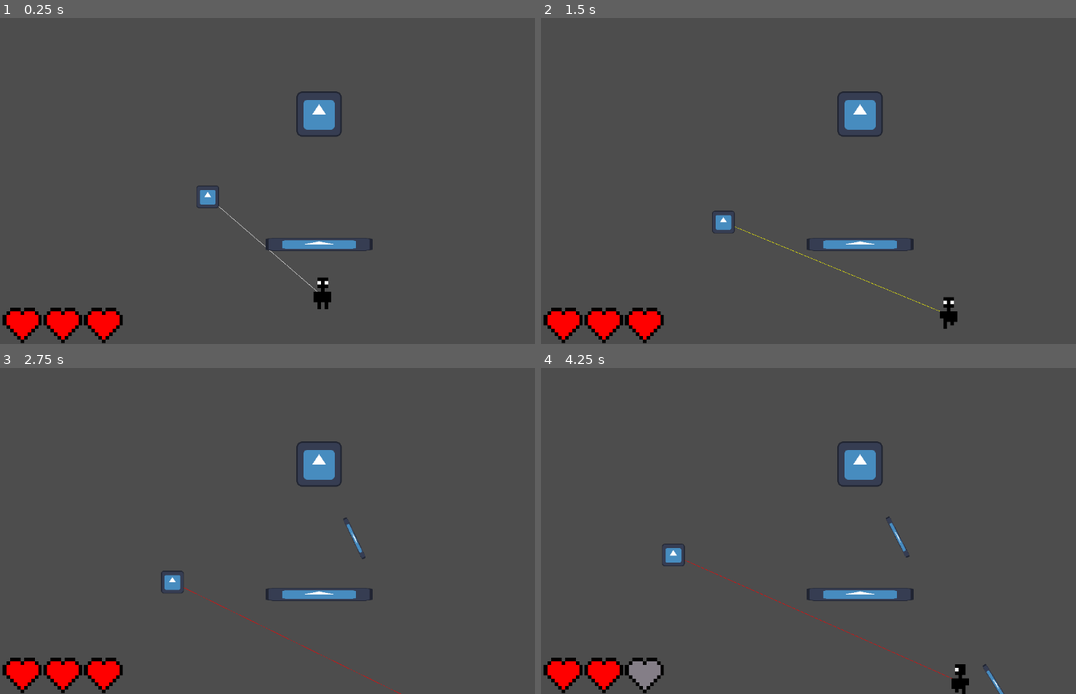
Above: before the commit, frames 1-4 (two rows, left to right).
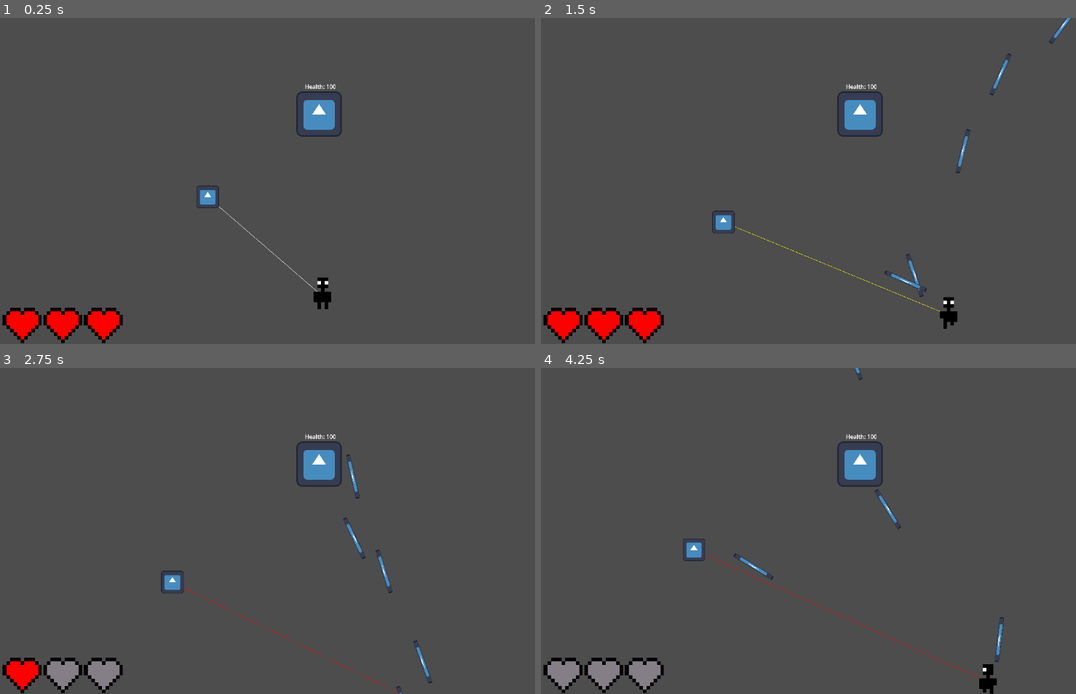
Above: after the commit, the same moments.

Repository: AJISGit/Ludum-Dare-59-Game
Game: Godot game, scene res://assets/scenes/game.tscn
Two runs of this game, one before a commit and one after it. Both use one fixed random seed, a clock stepped at 60 frames per second and the inputs below. The engine's default icon, where the game draws it, is replaced by a stand-in: a white triangle on a blue panel in a dark square.
Inputs (mouse positions are in pixels of both pictures, inside the frame that each line leads up to):
- Up to frame 1 (0.25 s): no input
- Up to frame 2 (1.5 s): move the mouse to (958, 164) at 0.52 s; press the mouse at (958, 164) at 0.53 s; hold D (WalkRight) 0.53-1.28 s; move the mouse to (717, 197) at 1.27 s; release the mouse at (717, 197) at 1.28 s; hold S (WalkDown) from 1.28 s (still down); click (717, 197) at 1.35 s
- Up to frame 3 (2.75 s): move the mouse to (347, 459) at 2.02 s; release S (WalkDown) at 2.03 s; press the mouse at (347, 459) at 2.03 s; hold D (WalkRight) from 2.03 s (still down)
- Up to frame 4 (4.25 s): move the mouse to (803, 596) at 2.77 s; release D (WalkRight) at 2.78 s; release the mouse at (803, 596) at 2.78 s; hold W (WalkUp) 2.78-3.53 s; click (803, 596) at 2.85 s; move the mouse to (1006, 579) at 3.52 s; press the mouse at (1006, 579) at 3.53 s; hold A (WalkLeft) from 3.53 s (still down)

The runs differ from the first frame. In frame 1, 0.5% of the frame differs, in the area x 49-70%, y 20-72%; in frame 2, 0.9%; in frame 3, 1.5%; in frame 4, 2.6%, in the area x 1-87%, y 0-100%.

Commit message:
Let the player shoot bullets.

Diff:
--- a/assets/scenes/game.tscn
+++ b/assets/scenes/game.tscn
@@ -106,9 +106,6 @@
 [sub_resource type="RectangleShape2D" id="RectangleShape2D_3w2km"]
 size = Vector2(4, 8)
 
-[sub_resource type="RectangleShape2D" id="RectangleShape2D_5gf0t"]
-size = Vector2(30, 4)
-
 [sub_resource type="AtlasTexture" id="AtlasTexture_cb5na"]
 atlas = ExtResource("2_dis88")
 region = Rect2(0, 0, 128, 128)
@@ -175,6 +172,8 @@
 
 [sub_resource type="RectangleShape2D" id="RectangleShape2D_5aext"]
 size = Vector2(9.803608, 10.654805)
+
+[sub_resource type="LabelSettings" id="LabelSettings_5aext"]
 
 [node name="Game" type="Node2D" unique_id=1670098701]
 
@@ -196,15 +195,9 @@
 scale = Vector2(1.2240393, 1.1262527)
 shape = SubResource("RectangleShape2D_3w2km")
 
-[node name="StaticBody2D" type="StaticBody2D" parent="." unique_id=942131719]
-position = Vector2(8, 18)
-
-[node name="Sprite2D" type="Sprite2D" parent="StaticBody2D" unique_id=831815138]
-scale = Vector2(0.237659, 0.029109312)
-texture = ExtResource("2_dis88")
-
-[node name="CollisionShape2D" type="CollisionShape2D" parent="StaticBody2D" unique_id=558007463]
-shape = SubResource("RectangleShape2D_5gf0t")
+[node name="ShootTimer" type="Timer" parent="Player" unique_id=1387723270]
+wait_time = 0.25
+one_shot = true
 
 [node name="Camera2D" type="Camera2D" parent="." unique_id=2031492511]
 zoom = Vector2(7, 7)
@@ -214,11 +207,14 @@
 position = Vector2(-76, 41)
 
 [node name="Enemy" type="CharacterBody2D" parent="." unique_id=666826409]
+unique_name_in_owner = true
 position = Vector2(8, -19)
-collision_layer = 2
+collision_layer = 6
+collision_mask = 5
 platform_on_leave = 2
 platform_floor_layers = 4294901760
 script = ExtResource("5_5aext")
+health = 100
 
 [node name="Sprite" type="AnimatedSprite2D" parent="Enemy" unique_id=537977992]
 scale = Vector2(0.1, 0.1)
@@ -233,6 +229,15 @@
 [node name="ShootTimer" type="Timer" parent="Enemy" unique_id=1028357147]
 wait_time = 0.5
 autostart = true
+
+[node name="Label" type="Label" parent="Enemy" unique_id=1868894294]
+offset_left = -4.0
+offset_top = -9.0
+offset_right = 66.0
+offset_bottom = 14.0
+scale = Vector2(0.1, 0.1)
+text = "Health: 3"
+label_settings = SubResource("LabelSettings_5aext")
 
 [node name="Controller" type="CharacterBody2D" parent="." unique_id=331929211]
 unique_name_in_owner = true
--- a/assets/scripts/enemy.gd
+++ b/assets/scripts/enemy.gd
@@ -1,7 +1,7 @@
 extends CharacterBody2D
 
 const BULLET_RESOURCE: PackedScene = preload("res://assets/scenes/bullet.tscn")
-
+@export var health = 3
 
 func _on_bullet_hit(body: Node2D):
 	if (body == %Player):
@@ -19,3 +19,9 @@
 
 func _ready() -> void:
 	$ShootTimer.timeout.connect(_on_shoot_timer_timeout)
+
+
+func _process(_delta: float) -> void:
+	$Label.text = "Health: " + str(health)
+	if health <= 0:
+		queue_free()
--- a/assets/scripts/player.gd
+++ b/assets/scripts/player.gd
@@ -32,13 +32,26 @@
 
 @onready var sprite: AnimatedSprite2D = $Sprite
 @onready var health_bar: HealthBar = %HealthBar
+@onready var shoot_timer: Timer = $ShootTimer
 
 
 var play_idle_animation_while_frozen: bool = true
+var shooting: bool = false
+var can_shoot: bool = true
+
+var BULLET_RESOURCE: PackedScene = preload("res://assets/scenes/bullet.tscn")
 
 
 func _ready() -> void:
 	health_bar.update_icons(health, max_health)
+	shoot_timer.timeout.connect(_on_shoot_timer_timeout)
+
+func _on_shoot_timer_timeout():
+	can_shoot = true
+
+func _on_bullet_hit(body: Node2D):
+	if body == %Enemy:
+		body.health -= 1
 
 func _physics_process(delta: float) -> void:
 
@@ -121,9 +134,42 @@
 		if play_idle_animation_while_frozen:
 			play_idle_animation()
 
+	if (shooting) and (state != player_state.frozen):
+		shoot()
+
 
 	move_and_slide()
 	queue_redraw()
+
+
+
+
+func _input(event: InputEvent) -> void:
+	# Let player shoot bullets
+	if event.is_action_pressed("Shoot"):
+		shooting = true
+	elif event.is_action_released("Shoot"):
+		shooting = false
+
+
+
+func shoot():
+
+	if !can_shoot: return
+
+	var bullet: Bullet = BULLET_RESOURCE.instantiate()
+	bullet.position = position
+	bullet.speed = 100
+	bullet.look_at(get_global_mouse_position())
+	bullet.hit.connect(_on_bullet_hit)
+	bullet.set_collision_layer_value(3, true)
+	bullet.set_collision_layer_value(1, false)
+	bullet.set_collision_mask_value(3, true)
+	bullet.set_collision_mask_value(1, false)
+
+	$"../".add_child(bullet)
+	can_shoot = false
+	shoot_timer.start()
 
 
 
--- a/project.godot
+++ b/project.godot
@@ -37,6 +37,11 @@
 "events": [Object(InputEventKey,"resource_local_to_scene":false,"resource_name":"","device":-1,"window_id":0,"alt_press …(192 unchanged characters)…
 ]
 }
+Shoot={
+"deadzone": 0.2,
+"events": [Object(InputEventMouseButton,"resource_local_to_scene":false,"resource_name":"","device":-1,"window_id":0,"alt_pressed":false,"shift_pressed":false,"ctrl_pressed":false,"meta_pressed":false,"button_mask":1,"position":Vector2(150, 20),"global_position":Vector2(157, 57),"factor":1.0,"button_index":1,"canceled":false,"pressed":true,"double_click":false,"script":null)
+]
+}
 
 [physics]
 
